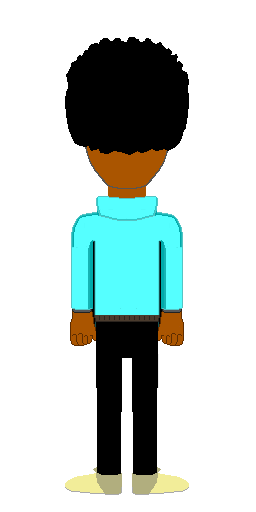
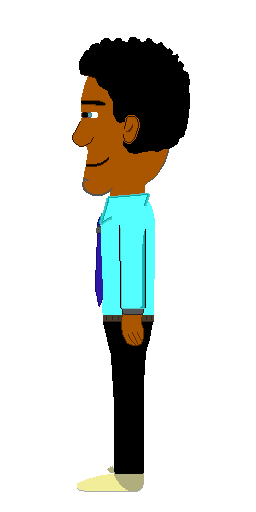
Comparing the layer stacks of the two 256 × 512 images. Changes:
hid "Legs0B" over [65, 315, 189, 495]
hid "ArmsB" over [70, 196, 184, 346]
hid "HeadB" over [65, 37, 189, 200]
showed "Base L", painted on it over [65, 37, 190, 492]
added layer "Face" above "Pasted Layer #1" over [72, 37, 190, 200]
